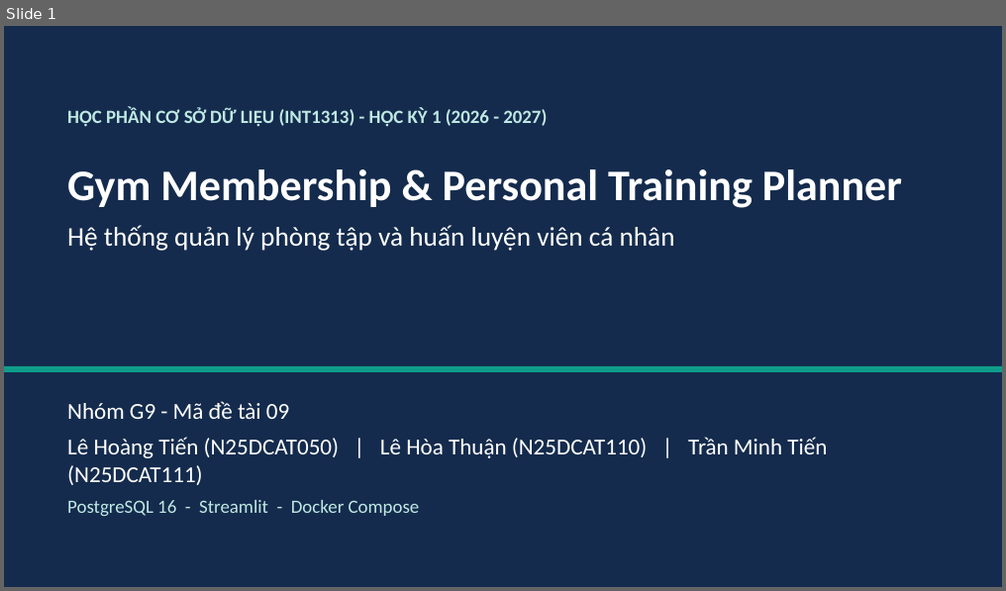
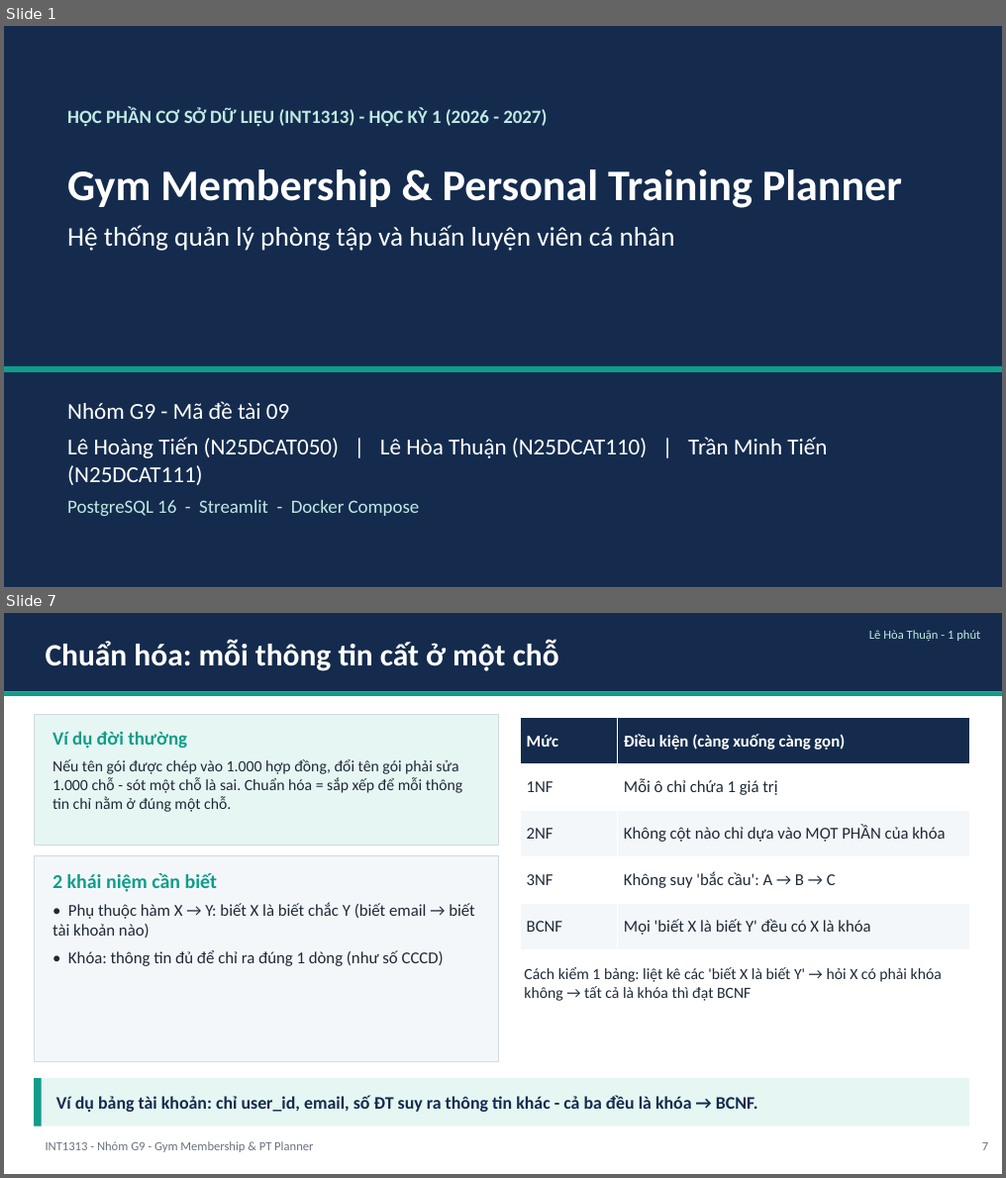
Before and after one commit to TienVN6222/PTIT_INT1313_CSDL_Group9, a slide deck: Phase 4/presentation/deck.pptx. Shown one above the other, each under a label of ours: slide 1 before the commit, slides 1 and 7 after it; the slides between them are not shown. The pictures are 1006x591 and 1006x1178 pixels, drawn with LibreOffice and Linux fonts; fonts in the diff are those of the drawing. Boxes give left, top, right and bottom in pixels: in the first picture for what was removed or moved away, otherwise in the second. Text is boxed around its words. In the diff, an @@ line names an element or a change of style, - is before the commit and + after.

```diff
--- a/Phase 4/presentation/deck.pptx
+++ b/Phase 4/presentation/deck.pptx
@@ slide 7 added at [4,613,1002,1174], background #FFFFFF @@
@@ rectangle added at [4,613,1002,691], fill #142B4D @@
@@ text added at [46,640,559,671], 30 pt, text #FFFFFF, bold @@
+Chuẩn hóa: mỗi thông tin cất ở một chỗ
@@ text added at [869,630,980,641], 12 pt, text #BFE9E3 @@
+Lê Hòa Thuận - 1 phút
@@ rectangle added at [4,691,1002,696], fill #0F9D8A @@
@@ rectangle added at [34,714,498,845], fill #E6F6F3, outline #D1D9E0 0.75 pt @@
@@ text added at [53,731,462,812], 15 pt, text #1F2937 @@
+Ví dụ đời thường
+Nếu tên gói được chép vào 1.000 hợp đồng, đổi tên gói phải sửa 1.000 chỗ - sót một chỗ là sai. Chuẩn hóa = sắp xếp để mỗi thông tin chỉ nằm ở đúng một chỗ.
@@ table added at [521,718,969,950], 5 rows, 2 columns @@
+Mức | Điều kiện (càng xuống càng gọn)
+1NF | Mỗi ô chỉ chứa 1 giá trị
+2NF | Không cột nào chỉ dựa vào MỘT PHẦN của khóa
+3NF | Không suy 'bắc cầu': A → B → C
+BCNF | Mọi 'biết X là biết Y' đều có X là khóa
@@ rectangle added at [34,857,498,1062], fill #F4F7FA, outline #D1D9E0 0.75 pt @@
@@ text added at [53,873,474,966], 16 pt, text #1F2937 @@
+2 khái niệm cần biết
+• Phụ thuộc hàm X → Y: biết X là biết chắc Y (biết email → biết tài khoản nào)
+• Khóa: thông tin đủ để chỉ ra đúng 1 dòng (như số CCCD)
@@ text added at [524,967,942,1001], 15 pt, text #1F2937 @@
+Cách kiểm 1 bảng: liệt kê các 'biết X là biết Y' → hỏi X có phải khóa không → tất cả là khóa thì đạt BCNF
@@ rectangle added at [34,1078,969,1127], fill #E6F6F3 @@
@@ rectangle added at [34,1078,42,1127], fill #0F9D8A @@
@@ text added at [56,1095,758,1112], 17 pt, text #142B4D, bold @@
+Ví dụ bảng tài khoản: chỉ user_id, email, số ĐT suy ra thông tin khác - cả ba đều là khóa → BCNF.
@@ text added at [46,1142,313,1153], 12 pt, text #6B7280 @@
+INT1313 - Nhóm G9 - Gym Membership & PT Planner
@@ text added at [982,1143,988,1151], 12 pt, text #6B7280 @@
+7
```
Also in this commit, not shown: 6 slides changed, 19 other slides added, 8 slides removed, 23 other files.
